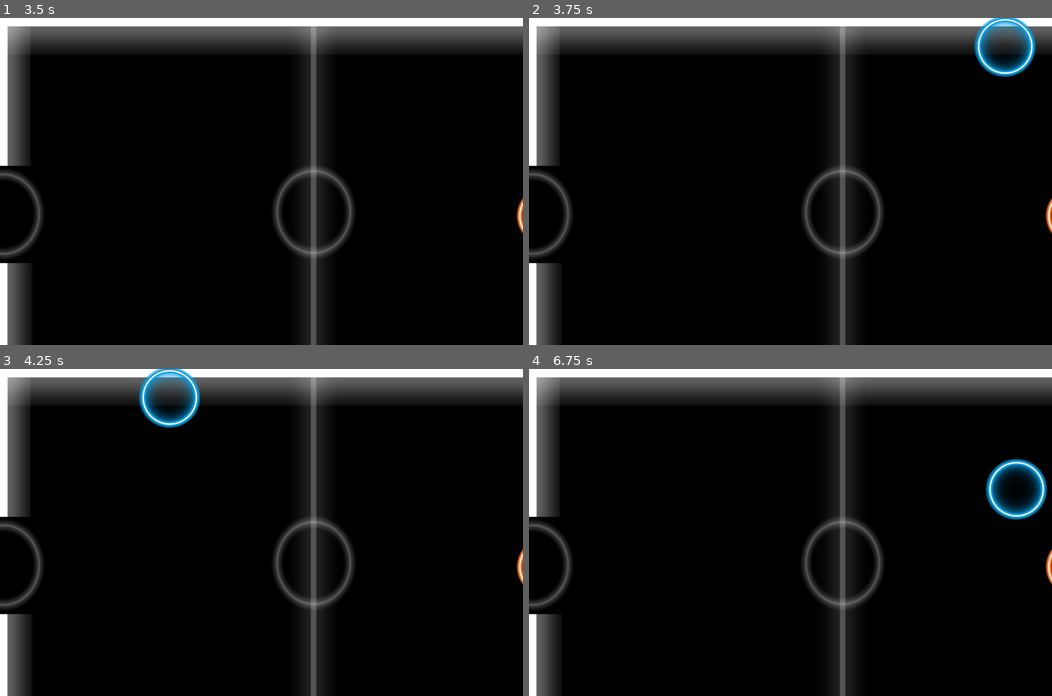
Above: before the commit, frames 1-4 (two rows, left to right).
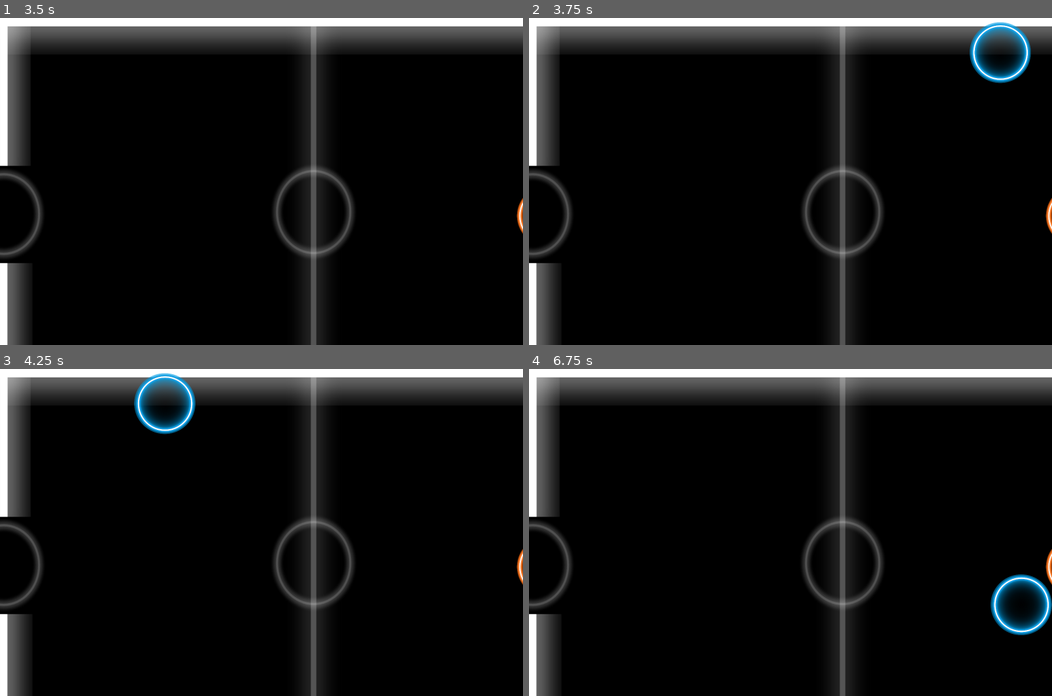
Above: after the commit, the same moments.

Repository: zohaib642/Hockey-Lite
Game: Godot game, scene res://scenes/map.tscn
The game is run twice, just before and just after one commit, with the same random seed, the same clock (stepped at 60 frames per second) and the same inputs.
Inputs:
- Up to frame 1 (3.5 s): tap Enter at 0.5, 2.75 s; hold D (pk1right) 0.53-1.28 s; hold S (pk1down) 1.28-2.03 s; tap Space at 2 s; hold D (pk1right) 2.03-2.78 s; hold W (pk1up) from 2.78 s (still down)
- Up to frame 2 (3.75 s): tap Space at 3.5 s; release W (pk1up) at 3.53 s; hold A (pk1left) from 3.53 s (still down)
- Up to frame 3 (4.25 s): keep holding A (pk1left)
- Up to frame 4 (6.75 s): tap Enter at 5 s; release A (pk1left) at 5.03 s; hold S (pk1down) 5.03-5.78 s; hold D (pk1right) 5.78-6.53 s; hold W (pk1up) from 6.53 s (still down)

Frame 1 is identical in both runs. In frame 2, 1.4% of the frame differs, in the area x 84-97%, y 0-20%; in frame 3, 1.4%; in frame 4, 2.7%, in the area x 87-100%, y 27-82%.

Commit message:
Changes to map borders
cover all white

Diff:
--- a/scenes/map.tscn
+++ b/scenes/map.tscn
@@ -8,22 +8,22 @@
 [ext_resource type="Script" path="res://scenes/move2.gd" id="4_l45tf"]
 
 [sub_resource type="RectangleShape2D" id="RectangleShape2D_us131"]
-size = Vector2(3081, 20)
+size = Vector2(3081, 50)
 
 [sub_resource type="RectangleShape2D" id="RectangleShape2D_h6n7o"]
-size = Vector2(20, 712)
+size = Vector2(45, 712)
 
 [sub_resource type="RectangleShape2D" id="RectangleShape2D_f8mm2"]
-size = Vector2(20, 716.5)
+size = Vector2(43, 716.5)
 
 [sub_resource type="RectangleShape2D" id="RectangleShape2D_8wdv4"]
-size = Vector2(20, 724)
+size = Vector2(45, 724)
 
 [sub_resource type="RectangleShape2D" id="RectangleShape2D_lvi26"]
-size = Vector2(20, 717)
+size = Vector2(43, 717)
 
 [sub_resource type="RectangleShape2D" id="RectangleShape2D_0hrfb"]
-size = Vector2(3075, 20)
+size = Vector2(3075, 49)
 
 [sub_resource type="CircleShape2D" id="CircleShape2D_7yh1j"]
 radius = 126.254
@@ -51,27 +51,27 @@
 [node name="StaticBody2D" type="StaticBody2D" parent="."]
 
 [node name="CollisionShape2D" type="CollisionShape2D" parent="StaticBody2D"]
-position = Vector2(1530.5, 0)
+position = Vector2(1530.5, 15)
 shape = SubResource("RectangleShape2D_us131")
 
 [node name="CollisionShape2D2" type="CollisionShape2D" parent="StaticBody2D"]
-position = Vector2(0, 366)
+position = Vector2(12.5, 366)
 shape = SubResource("RectangleShape2D_h6n7o")
 
 [node name="CollisionShape2D3" type="CollisionShape2D" parent="StaticBody2D"]
-position = Vector2(2, 1557.75)
+position = Vector2(13.5, 1557.75)
 shape = SubResource("RectangleShape2D_f8mm2")
 
 [node name="CollisionShape2D4" type="CollisionShape2D" parent="StaticBody2D"]
-position = Vector2(3072, 356)
+position = Vector2(3059.5, 356)
 shape = SubResource("RectangleShape2D_8wdv4")
 
 [node name="CollisionShape2D5" type="CollisionShape2D" parent="StaticBody2D"]
-position = Vector2(3068, 1558.5)
+position = Vector2(3056.5, 1558.5)
 shape = SubResource("RectangleShape2D_lvi26")
 
 [node name="CollisionShape2D6" type="CollisionShape2D" parent="StaticBody2D"]
-position = Vector2(1535.5, 1916)
+position = Vector2(1535.5, 1901.5)
 shape = SubResource("RectangleShape2D_0hrfb")
 
 [node name="CharacterBody2D" type="CharacterBody2D" parent="."]
